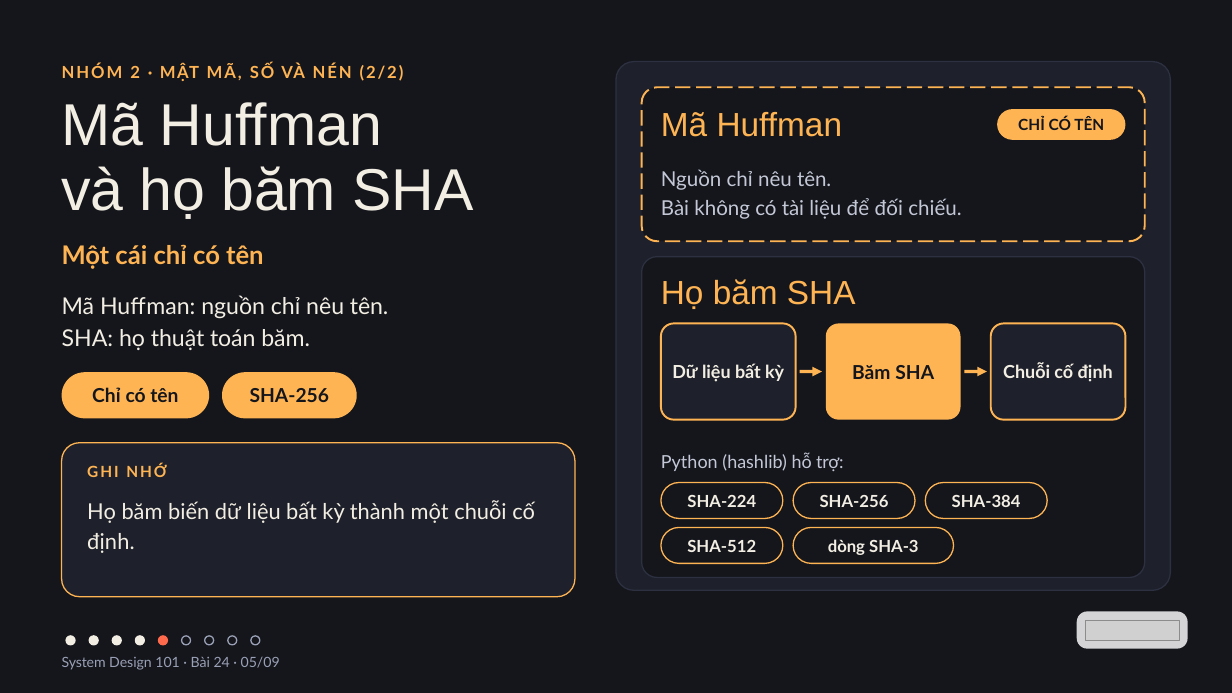
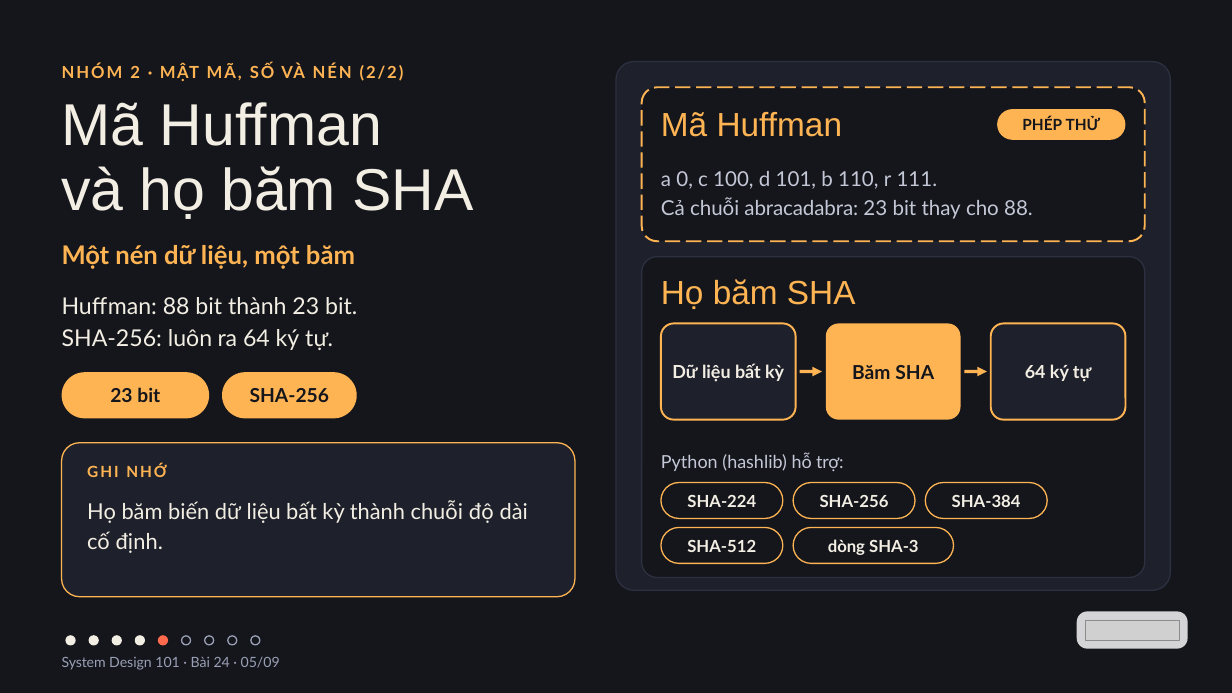
Before and after one commit to vohoailinh90/tool-marketing-studio, a slide deck: slide 5 of system-design-101/vi/lessons/sd-10-024/slides/sd-10-024.pptx. Drawn at 1232x693 pixels with LibreOffice and Linux fonts; fonts in the diff are those of the drawing; grey boxes stand for pictures. Boxes give left, top, right and bottom in pixels: in the first picture for what was removed or moved away, otherwise in the second. Text is boxed around its words. In the diff, an @@ line names an element or a change of style, - is before the commit and + after.

```diff
--- a/system-design-101/vi/lessons/sd-10-024/slides/sd-10-024.pptx
+++ b/system-design-101/vi/lessons/sd-10-024/slides/sd-10-024.pptx
@@ text in rounded rectangle at (1022,116,1101,130): text changed @@
-CHỈ CÓ TÊN
+PHÉP THỬ
@@ text at (661,171,1033,219): text changed @@
-Nguồn chỉ nêu tên.
-Bài không có tài liệu để đối chiếu.
+a 0, c 100, d 101, b 110, r 111.
+Cả chuỗi abracadabra: 23 bit thay cho 88.
@@ text at (62,245,355,269): text changed @@
-Một cái chỉ có tên
+Một nén dữ liệu, một băm
@@ text at (62,297,357,350): text changed @@
-Mã Huffman: nguồn chỉ nêu tên.
-SHA: họ thuật toán băm.
+Huffman: 88 bit thành 23 bit.
+SHA-256: luôn ra 64 ký tự.
@@ text in rounded rectangle at (110,387,160,402): text changed @@
-Chỉ có tên
+23 bit
@@ text in rounded rectangle at (1025,364,1091,382): text changed @@
-Chuỗi cố định
+64 ký tự
@@ text at (87,500,528,553): text changed @@
-Họ băm biến dữ liệu bất kỳ thành một chuỗi cố định.
+Họ băm biến dữ liệu bất kỳ thành chuỗi độ dài cố định.
```
Also in this commit, not shown: 8 other slides changed.
